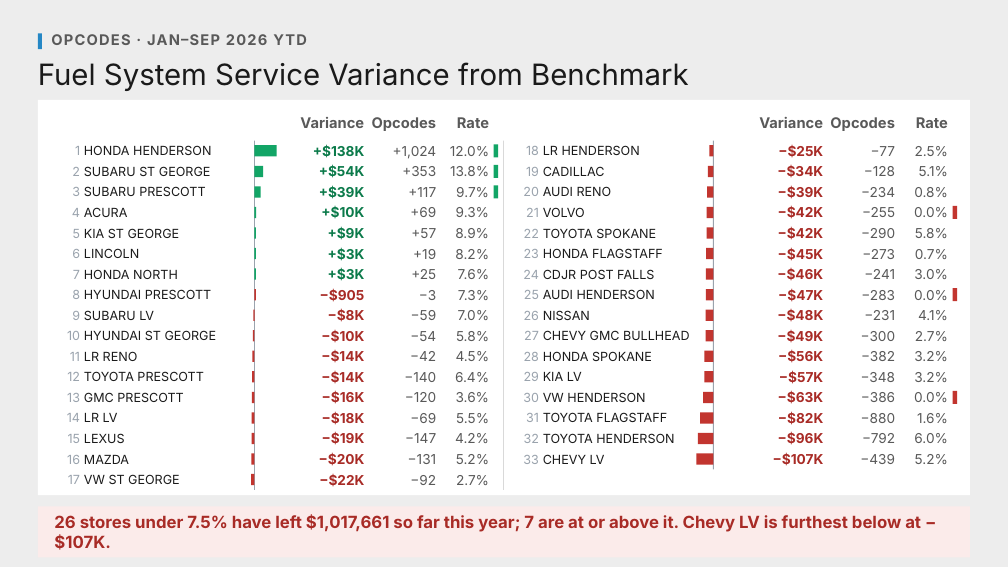
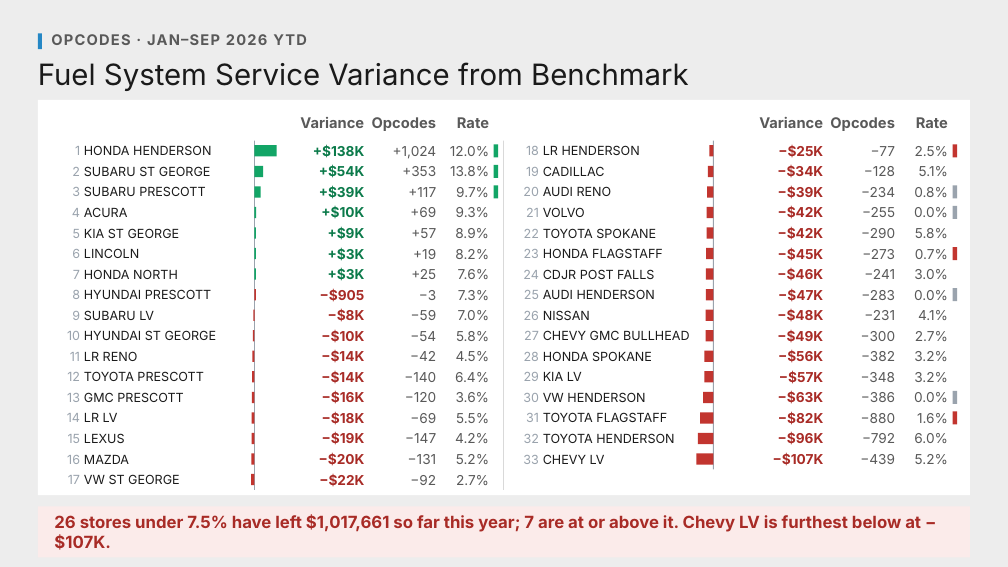
Before and after one commit to Ndresner/Noah, a slide deck: slide 4 of day2-deck/decks/Op Code Variance with Services - Review.pptx. Drawn at 1008x567 pixels with LibreOffice and Linux fonts; fonts in the diff are those of the drawing. Boxes give left, top, right and bottom in pixels: in the first picture for what was removed or moved away, otherwise in the second. Text is boxed around its words. In the diff, an @@ line names an element or a change of style, - is before the commit and + after.

```diff
--- a/day2-deck/decks/Op Code Variance with Services - Review.pptx
+++ b/day2-deck/decks/Op Code Variance with Services - Review.pptx
@@ rectangle added at (953, 144, 957, 157), fill #C2352F @@
@@ rectangle added at (953, 185, 957, 198), fill #9AA3AD @@
@@ rectangle added at (953, 206, 957, 219), fill #9AA3AD @@
@@ rectangle: place and size @@
-rectangle at (953, 206, 957, 219)
+rectangle at (953, 247, 957, 260)
@@ rectangle at (953, 288, 957, 301): fill #C2352F to #9AA3AD @@
@@ rectangle: place and size @@
-rectangle at (953, 391, 957, 404)
+rectangle at (953, 411, 957, 424)
@@ rectangle added at (953, 391, 957, 404), fill #9AA3AD @@
```
Also in this commit, not shown: 1 other slide changed, 8 other files.
